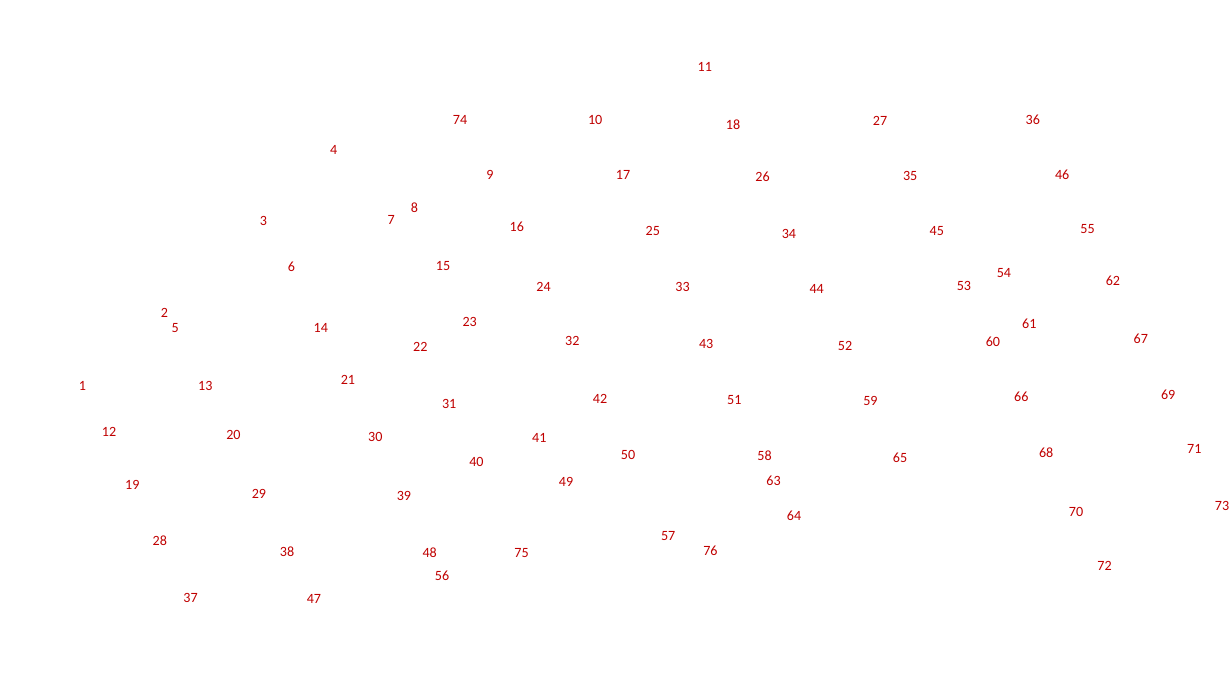
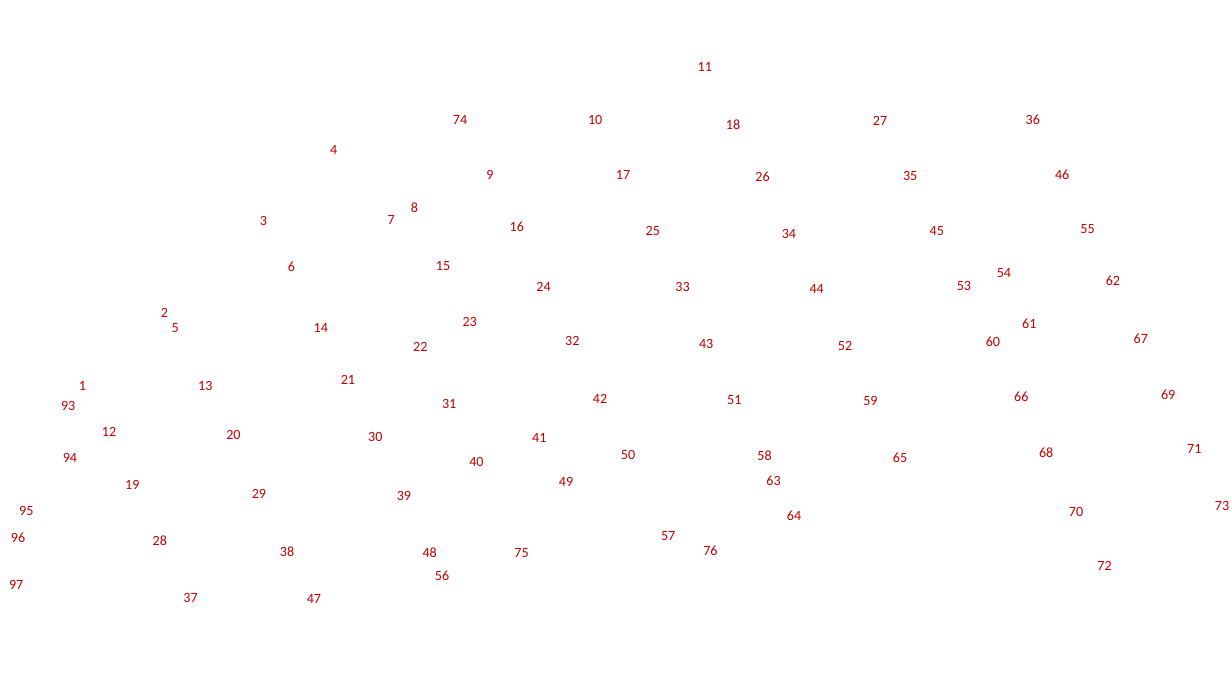
Before and after one commit to cmudrc/pied-piper, a slide deck: slide 1 of examples/utqiavik/labels/labels.pptx. Drawn at 1232x693 pixels with LibreOffice and Linux fonts; fonts in the diff are those of the drawing; background and template pictures are left out. Boxes give left, top, right and bottom in pixels: in the first picture for what was removed or moved away, otherwise in the second. Text is boxed around its words. In the diff, an @@ line names an element or a change of style, - is before the commit and + after.

```diff
--- a/examples/utqiavik/labels/labels.pptx
+++ b/examples/utqiavik/labels/labels.pptx
@@ text added at box(61, 401, 75, 410), 11 pt, text #C00000 @@
+93
@@ text added at box(63, 453, 77, 462), 11 pt, text #C00000 @@
+94
@@ text added at box(19, 506, 33, 515), 11 pt, text #C00000 @@
+95
@@ text added at box(11, 532, 25, 542), 11 pt, text #C00000 @@
+96
@@ text added at box(9, 580, 23, 589), 11 pt, text #C00000 @@
+97
```
Also in this commit, not shown: 2 slides added, 1 slide removed, 5 other files.
